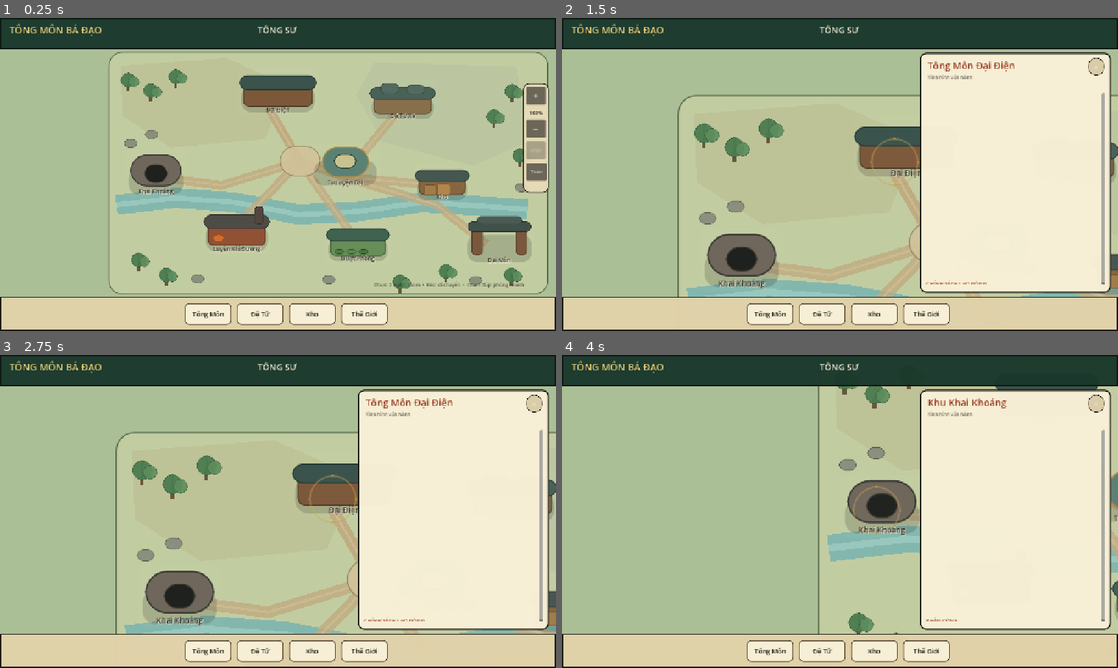
Above: before the commit, frames 1-4 (two rows, left to right).
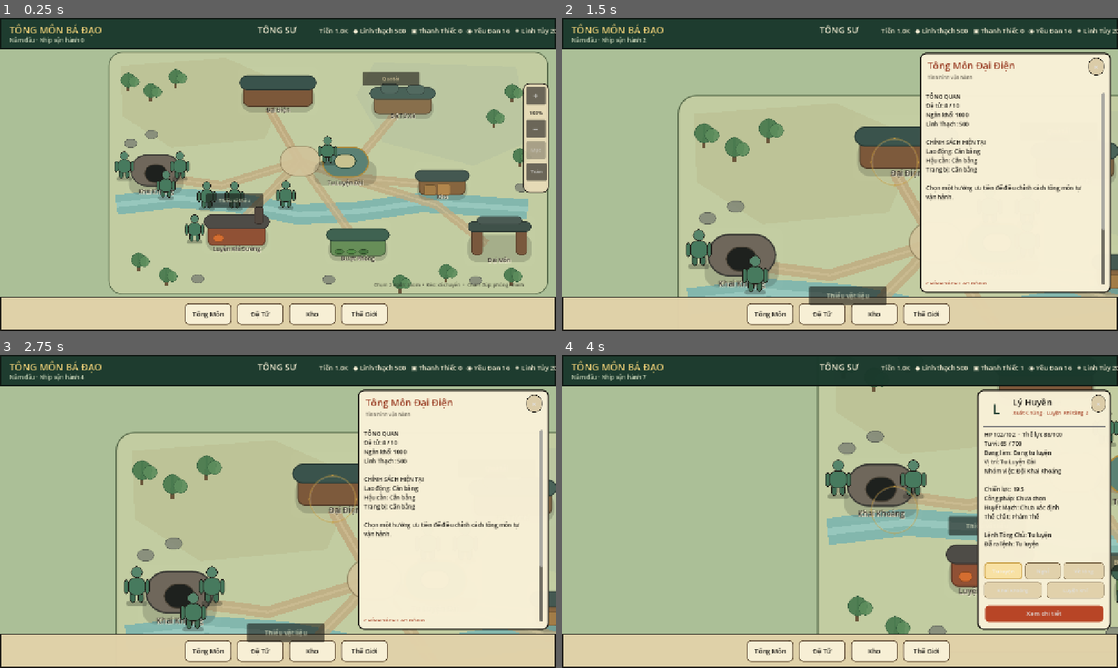
Above: after the commit, the same moments.

Repository: vuanhtuan161094-byte/TongMonBaDao
Game: Godot game, scene res://scenes/p3/p3_2_landscape_sect.tscn
Same seed, same stepped clock (60 frames per second), same inputs: the game is played once before the commit and once after it.
Inputs (mouse positions are in pixels of both pictures, inside the frame that each line leads up to; where the layout moved, square brackets give the same spot in the first picture):
- Up to frame 1 (0.25 s): no input
- Up to frame 2 (1.5 s): click (840, 89) at 0.5 s; click (1073, 161) at 1.25 s
- Up to frame 3 (2.75 s): click (433, 586) at 2 s
- Up to frame 4 (4 s): click (739, 596) at 2.75 s; click (990, 564) [990, 583] at 3.5 s

The runs differ from the first frame. In frame 1, 3.0% of the frame differs, in the area x 1-100%, y 2-72%; in frame 2, 3.3%; in frame 3, 3.7%; in frame 4, 20%, in the area x 1-100%, y 2-90%.
Error before the commit: Parse Error: Static function "valid_complete_birth()" not found in base "DiscipleBirthRollV2". (res://src/simulation/recruitment/recruitment_system.gd:159)

Commit message:
fix(dv2-01): invoke canonical profile-level completion validator

Diff:
--- a/godot/src/simulation/recruitment/recruitment_system.gd
+++ b/godot/src/simulation/recruitment/recruitment_system.gd
@@ -156,7 +156,7 @@
         return _result(false, "duplicate_disciple_id")
 
     var candidate: CandidateState = state.recruitment_candidates[candidate_id]
-    if state.sect.disciple_v2_birth_enabled and not DiscipleBirthRollV2.valid_complete_birth(candidate.v2_birth_profile):
+    if state.sect.disciple_v2_birth_enabled and not DiscipleBirthProfileV2.valid_complete_birth(candidate.v2_birth_profile):
         return _result(false, "v2_birth_profile_incomplete")
     var disciple := candidate.to_disciple()
     if state.sect.spiritual_roots_enabled and not state.sect.disciple_v2_birth_enabled:
